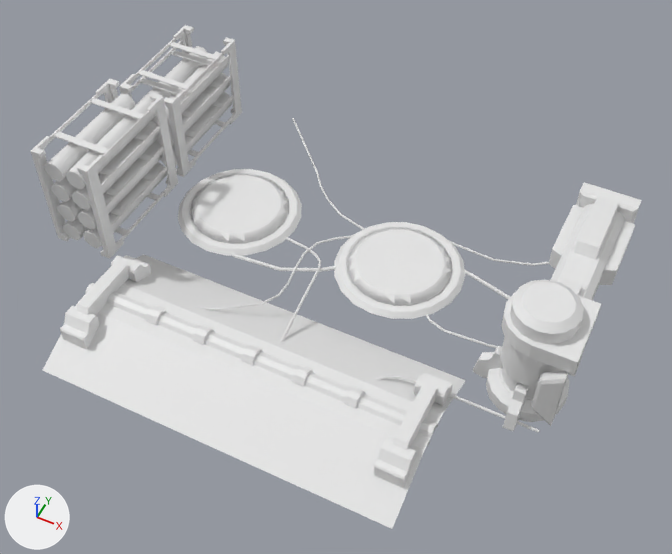
The FBX model jam-unity-project/Assets/Art/Ship/ship_energy.fbx: old version first, new version second.
Rendered twice from a camera (50 mm lens) standing at (3.43, -0.1, 7.48) and looking at (0.55, 5.66, 0.28). Every picture has the same lights, and +X, +Y and +Z are marked at lower left. Materials are left out; every surface is plain grey. Where no turn or scale is listed for an object, it has been applied to the vertices.

The first picture shows 'ship_energy_battery2', 'ship_energy_batteryShelf', 'ship_energy_batteryShelf_02', 'ship_energy_board', 'ship_energy_charge', 'ship_energy_charge_02', 'ship_energy_energyBoard', 'ship_energy_energyBoardBottom', 'ship_energy_energyBoardSider', 'ship_energy_energyBoardSider1', 'ship_energy_wires'.
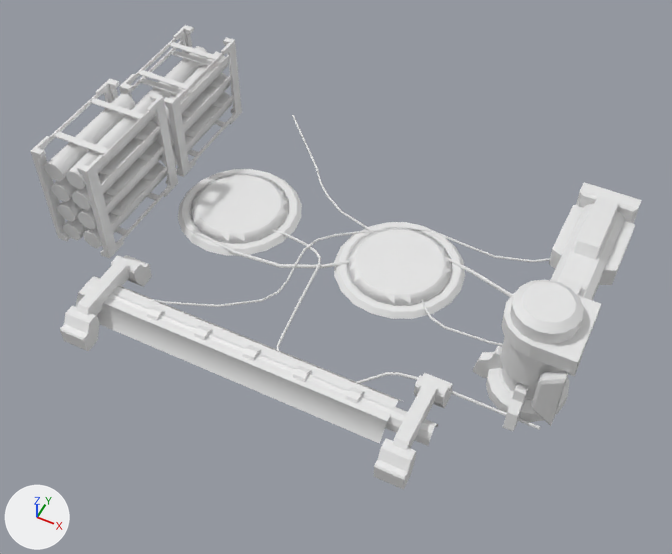
What differs and where, as boxes (x1, y1, x2, y2) in the pictures (672 x 554 px):
'ship_energy_energyBoardBottom', deleted
    before: (43, 254, 466, 529)
'ship_energy_energyBoardSider2', added
    after: (75, 276, 402, 444)
'ship_energy_wires', moved
    before: (196, 118, 549, 433)
    after: (120, 115, 550, 430)

Patch to the scene script:
```diff
--- a/jam-unity-project/Assets/Art/Ship/ship_energy.fbx.py
+++ b/jam-unity-project/Assets/Art/Ship/ship_energy.fbx.py
@@ me_mesh_015_1 @@
+me_mesh_015_1.from_pydata(...)  # 8 vertices, 6 faces; spans x -1.77..1.78, y -0.27..0.27, z 0.01..0.2
@@ ob_ship_energy_energyboardbottom @@
-ob_ship_energy_energyboardbottom = bpy.data.objects.new('ship_energy_energyBoardBottom', me_mesh_007)
-ob_ship_energy_energyboardbottom.location = (0.0, 4.51, -0.1)
@@ ob_ship_energy_wires @@
 ob_ship_energy_wires = bpy.data.objects.new('ship_energy_wires', me_mesh_004)
-ob_ship_energy_wires.location = (0.91, 5.88, 0.0)
+ob_ship_energy_wires.location = (0.91, 5.88, 0.05)
@@ ob_ship_energy_energyboardsider2 @@
+ob_ship_energy_energyboardsider2 = bpy.data.objects.new('ship_energy_energyBoardSider2', me_mesh_015_1)
+ob_ship_energy_energyboardsider2.location = (-0.05, 4.52, -0.08)
```
